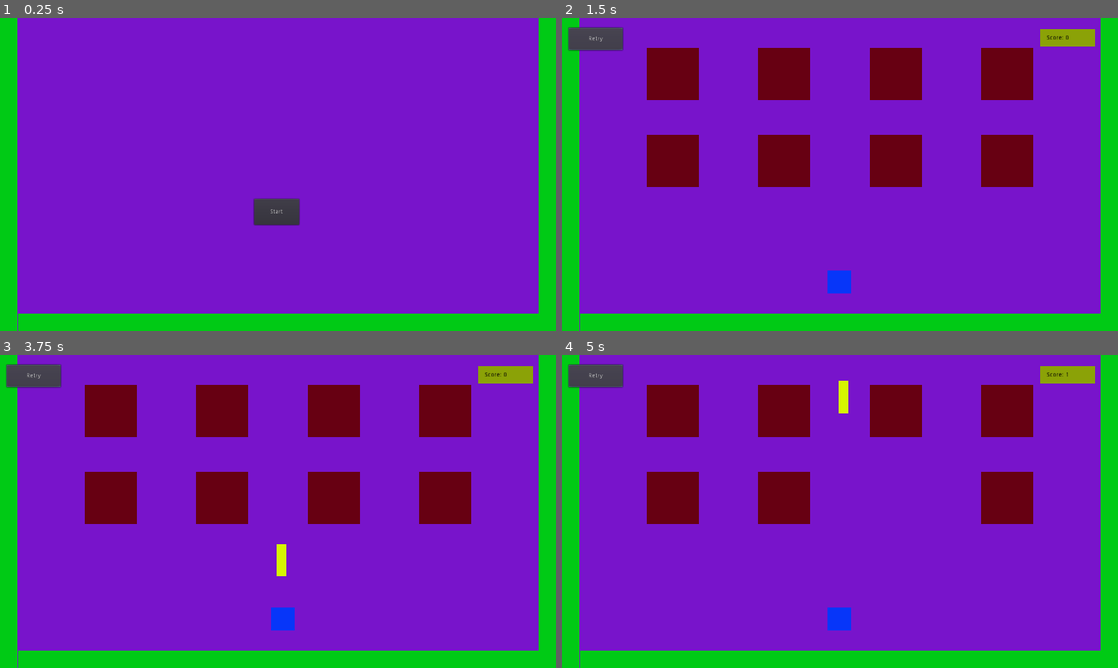
Above: before the commit, frames 1-4 (two rows, left to right).
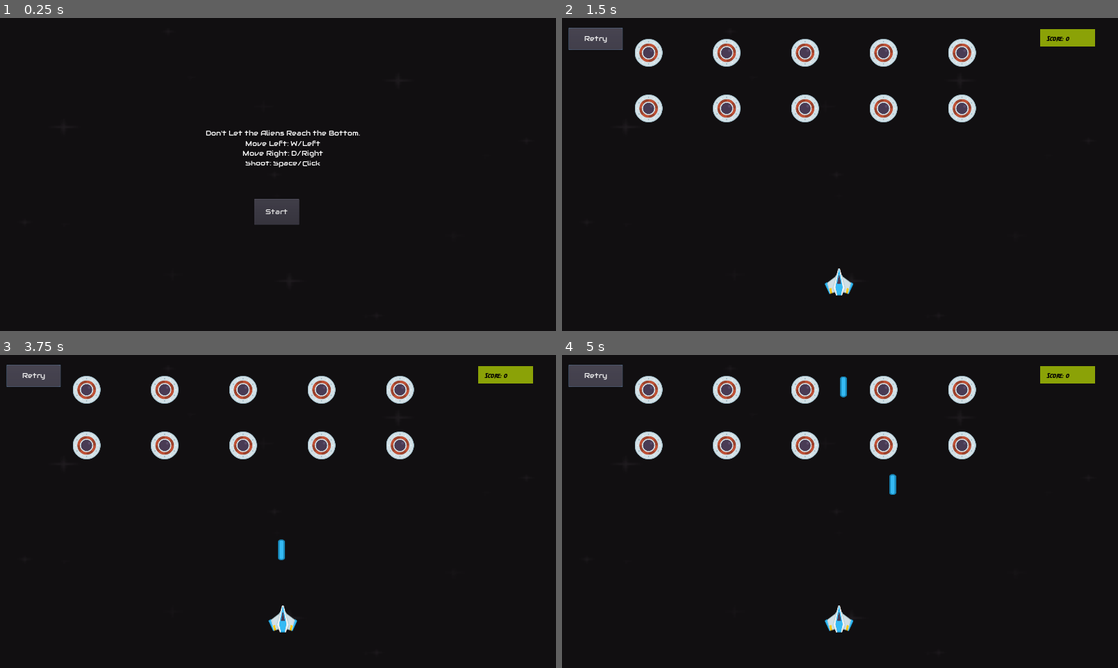
Above: after the commit, the same moments.

Repository: RonaldNand/SpaceInvadersGodot
Game: Godot game, scene res://Stage.tscn
Two runs of this game, one before a commit and one after it. Both use one fixed random seed, a clock stepped at 60 frames per second and the inputs below.
Inputs:
- Up to frame 1 (0.25 s): no input
- Up to frame 2 (1.5 s): click "Start" at 0.5 s; click "Retry" at 1.25 s
- Up to frame 3 (3.75 s): click "Retry" at 2 s; click "Retry" at 2.75 s; tap Enter at 3.5 s; hold D (move_right) from 3.53 s (still down); tap Space (fire) at 3.6 s
- Up to frame 4 (5 s): release D (move_right) at 4.28 s; hold S (move_down) from 4.28 s (still down); tap Space (fire) at 4.35 s

The runs differ from the first frame. In frame 1, 99% of the frame differs, in the area x 0-100%, y 0-100%; in frame 2, 99%; in frame 3, 99%; in frame 4, 99%.

Commit message:
Graphics Added UI Overhaul Started

Diff:
--- a/Space Invaders/Bullet.tscn
+++ b/Space Invaders/Bullet.tscn
@@ -1,19 +1,22 @@
 [gd_scene load_steps=4 format=2]
 
-[ext_resource path="res://Art/YellowSquare.png" type="Texture" id=1]
+[ext_resource path="res://Art/laserBlue12.png" type="Texture" id=1]
 [ext_resource path="res://Bullet.gd" type="Script" id=2]
 
 [sub_resource type="RectangleShape2D" id=1]
-extents = Vector2( 11.5, 37.5 )
+extents = Vector2( 8, 24 )
 
 [node name="Bullet" type="Area2D"]
+position = Vector2( 8, 48 )
 script = ExtResource( 2 )
 
 [node name="CollisionShape2D" type="CollisionShape2D" parent="."]
+position = Vector2( 0, -24 )
 shape = SubResource( 1 )
 
 [node name="Sprite" type="Sprite" parent="."]
-scale = Vector2( 0.0783333, 0.25 )
+position = Vector2( -9.53674e-07, -23.8906 )
+scale = Vector2( 1.23077, 0.838268 )
 texture = ExtResource( 1 )
 
 [connection signal="area_entered" from="." to="." method="_on_Bullet_area_entered"]
--- a/Space Invaders/Enemy.gd
+++ b/Space Invaders/Enemy.gd
@@ -4,9 +4,10 @@
 # Declare member variables here. Examples:
 # var a = 2
 # var b = "text"
-export var distance = 100
+export var distance = 128
 export var health = 100
 var movement = true
+var movementType = 0
 
 # Called when the node enters the scene tree for the first time.
 func _ready():
@@ -16,9 +17,19 @@
 	pass
 
 
-func move_down():
+func move():
 	if movement:
-		position += Vector2(0,distance)
+		match movementType:
+			0:
+				position += Vector2(0,distance)
+				movementType += 1
+			1:
+				position += Vector2(distance,0)
+				movementType += 1
+			2:
+				position += Vector2(-distance,0)
+				movementType = 0
+
 
 func die():
 	get_parent().get_parent().LevelScore += 1
@@ -31,4 +42,4 @@
 		die()
 
 func _on_MovementTimer_timeout():
-	move_down() # Replace with function body.
+	move() # Replace with function body.
--- a/Space Invaders/Enemy.tscn
+++ b/Space Invaders/Enemy.tscn
@@ -1,27 +1,27 @@
 [gd_scene load_steps=4 format=2]
 
-[ext_resource path="res://Art/RedSquare.png" type="Texture" id=1]
+[ext_resource path="res://Art/ufoRed.png" type="Texture" id=1]
 [ext_resource path="res://Enemy.gd" type="Script" id=2]
 
 [sub_resource type="RectangleShape2D" id=1]
-extents = Vector2( 59.5, 59.5 )
+extents = Vector2( 32, 32 )
 
 [node name="Enemy" type="Area2D" groups=["enemy"]]
-position = Vector2( 310, 254 )
+position = Vector2( 32, 32 )
 collision_layer = 3
 collision_mask = 3
 script = ExtResource( 2 )
 
 [node name="MovementTimer" type="Timer" parent="."]
-wait_time = 5.0
+wait_time = 3.0
 autostart = true
 
 [node name="CollisionShape2D" type="CollisionShape2D" parent="."]
-position = Vector2( 0.5, 0.5 )
 shape = SubResource( 1 )
 
 [node name="Sprite" type="Sprite" parent="."]
-scale = Vector2( 0.4, 0.4 )
+position = Vector2( 1.43051e-06, 1.90735e-06 )
+scale = Vector2( 0.703297, 0.703297 )
 texture = ExtResource( 1 )
 
 [connection signal="timeout" from="MovementTimer" to="." method="_on_MovementTimer_timeout"]
--- a/Space Invaders/Player.tscn
+++ b/Space Invaders/Player.tscn
@@ -1,14 +1,14 @@
 [gd_scene load_steps=5 format=2]
 
-[ext_resource path="res://Art/BlueSquare.png" type="Texture" id=1]
+[ext_resource path="res://Art/playerShip2_blue.png" type="Texture" id=1]
 [ext_resource path="res://Player.gd" type="Script" id=2]
 [ext_resource path="res://Bullet.tscn" type="PackedScene" id=3]
 
 [sub_resource type="RectangleShape2D" id=1]
-extents = Vector2( 27, 25.5 )
+extents = Vector2( 32, 32 )
 
 [node name="Player" type="KinematicBody2D" groups=["Player", "target"]]
-position = Vector2( 209, 171 )
+position = Vector2( 32, 32 )
 script = ExtResource( 2 )
 weapon = ExtResource( 3 )
 
@@ -16,11 +16,12 @@
 shape = SubResource( 1 )
 
 [node name="Sprite" type="Sprite" parent="."]
-scale = Vector2( 0.18, 0.176667 )
+position = Vector2( 1.90735e-06, 0 )
+scale = Vector2( 0.59, 0.821667 )
 texture = ExtResource( 1 )
 
 [node name="ShotTimer" type="Timer" parent="."]
-wait_time = 0.5
+wait_time = 0.2
 one_shot = true
 
 [connection signal="timeout" from="ShotTimer" to="." method="_on_ShotTimer_timeout"]
--- a/Space Invaders/SpawnLine.gd
+++ b/Space Invaders/SpawnLine.gd
@@ -6,8 +6,9 @@
 # var b = "text"
 export (PackedScene) var enemy
 export var spawnValue = [0.2,0.4,0.6,0.8]
+export var numberOfEnemies = 5
 export var numberWaves = 2
-export var distance = 200
+export var distance = 128
 var active = false
 
 # Called when the node enters the scene tree for the first time.
@@ -28,8 +29,8 @@
 	var spot = $Line
 	for n in waves:
 		var offset = Vector2(0,n * distance)
-		for number in (spawnValue):
-			spot.unit_offset = number
+		for number in (numberOfEnemies):
+			spot.unit_offset = 0.1 + (number * 0.15)
 			var spawn = enemy.instance()
 			spawn.position = spot.position
 			spawn.position += offset
--- a/Space Invaders/SpawnLine.tscn
+++ b/Space Invaders/SpawnLine.tscn
@@ -5,7 +5,7 @@
 
 [sub_resource type="Curve2D" id=1]
 _data = {
-"points": PoolVector2Array( 0, 0, 0, 0, 0, 64, 0, 0, 0, 0, 0, 64, 0, 0, 0, 0, 1280, 64 )
+"points": PoolVector2Array( 0, 0, 0, 0, 40, 0, 0, 0, 0, 0, 1240, 0 )
 }
 
 [node name="SpawnLine" type="Path2D"]
@@ -17,7 +17,7 @@
 one_shot = true
 
 [node name="Line" type="PathFollow2D" parent="."]
-position = Vector2( 1280, 64 )
+position = Vector2( 1240, 0 )
 offset = 1277.16
 
 [connection signal="timeout" from="SpawnTimer" to="." method="_on_SpawnTimer_timeout"]
--- a/Space Invaders/Stage.gd
+++ b/Space Invaders/Stage.gd
@@ -19,14 +19,22 @@
 #	pass
 
 
-func _on_UI_gameStart():
+func _on_UI_MainMenu_gameStart():
 	initialiseGame()
+
+func _on_UI_GameOverlay_gameStart():
+	initialiseGame() # Replace with function body.
+
+func _on_UI_GameOverlay_gameOver():
+	retry() # Replace with function body.
 
 func _on_GameOverPoint_area_entered(area):
 	#if area.is_in_group("enemy"):
 	gameOver()
 
 func initialiseGame():
+	LevelScore = 0
+	$UI_GameOverlay.toggle_UI(1)
 	if retry:
 		$Spawner.free()
 	$Player.position = $PlayerSpawn.position
@@ -38,7 +46,7 @@
 	add_child(spawner)
 
 func gameOver():
-	$UI/GameOver.show()
+	$UI_GameOverlay/GameOver.show()
 	$Player.readyToFire = false;
 	$Player.movement = false;
 	var num = $Spawner.get_child_count()
@@ -56,7 +64,3 @@
 			$Spawner.get_child(x).movement = false
 	retry = true
 	initialiseGame()
-
-
-func _on_UI_gameOver():
-	retry() # Replace with function body.
--- a/Space Invaders/Stage.tscn
+++ b/Space Invaders/Stage.tscn
@@ -1,29 +1,33 @@
-[gd_scene load_steps=8 format=2]
+[gd_scene load_steps=10 format=2]
 
 [ext_resource path="res://Player.tscn" type="PackedScene" id=1]
-[ext_resource path="res://SpawnLine.tscn" type="PackedScene" id=3]
-[ext_resource path="res://UI.tscn" type="PackedScene" id=4]
+[ext_resource path="res://Art/black.png" type="Texture" id=2]
+[ext_resource path="res://UI_GameOverlay.tscn" type="PackedScene" id=3]
+[ext_resource path="res://UI_MainMenu.tscn" type="PackedScene" id=4]
 [ext_resource path="res://Stage.gd" type="Script" id=5]
+[ext_resource path="res://SpawnLine.tscn" type="PackedScene" id=6]
 
 [sub_resource type="RectangleShape2D" id=1]
-extents = Vector2( 20, 360 )
+extents = Vector2( 20, 600 )
 
 [sub_resource type="RectangleShape2D" id=2]
-extents = Vector2( 605, 25 )
+extents = Vector2( 605, 65 )
 
 [sub_resource type="RectangleShape2D" id=3]
 extents = Vector2( 639, 32 )
 
 [node name="Stage" type="Node2D" groups=["Level"]]
 script = ExtResource( 5 )
-spawnerType = ExtResource( 3 )
+spawnerType = ExtResource( 6 )
 
-[node name="UI" parent="." instance=ExtResource( 4 )]
+[node name="UI_MainMenu" parent="." instance=ExtResource( 4 )]
 
-[node name="Background" type="ColorRect" parent="."]
-margin_right = 1280.0
-margin_bottom = 720.0
-color = Color( 0.47451, 0.0823529, 0.8, 1 )
+[node name="UI_GameOverlay" parent="." instance=ExtResource( 3 )]
+
+[node name="Sprite" type="Sprite" parent="."]
+position = Vector2( 640, 360 )
+scale = Vector2( 5, 2.8125 )
+texture = ExtResource( 2 )
 
 [node name="Player" parent="." instance=ExtResource( 1 )]
 position = Vector2( -72, 300 )
@@ -31,11 +35,7 @@
 [node name="Wall" type="StaticBody2D" parent="."]
 position = Vector2( 0, 216 )
 
-[node name="ColorRect" type="ColorRect" parent="Wall"]
-margin_top = -216.0
-margin_right = 40.0
-margin_bottom = 504.0
-color = Color( 0, 0.796078, 0.0862745, 1 )
+[node name="ColorRect" type="Sprite" parent="Wall"]
 
 [node name="CollisionShape2D" type="CollisionShape2D" parent="Wall"]
 position = Vector2( 20, 144 )
@@ -48,25 +48,17 @@
 position = Vector2( 20, 144 )
 shape = SubResource( 1 )
 
-[node name="ColorRect" type="ColorRect" parent="Wall2"]
-margin_top = -216.0
-margin_right = 40.0
-margin_bottom = 504.0
-color = Color( 0, 0.796078, 0.0862745, 1 )
+[node name="ColorRect" type="Sprite" parent="Wall2"]
 
 [node name="Wall3" type="StaticBody2D" parent="."]
-position = Vector2( 1024, 680 )
+position = Vector2( 640, 680 )
 rotation = 1.57079
 
 [node name="CollisionShape2D" type="CollisionShape2D" parent="Wall3"]
-position = Vector2( 20, 384 )
+position = Vector2( 20, 0.00012207 )
 shape = SubResource( 1 )
 
-[node name="ColorRect" type="ColorRect" parent="Wall3"]
-margin_top = -216.0
-margin_right = 40.0
-margin_bottom = 983.0
-color = Color( 0, 0.796078, 0.0862745, 1 )
+[node name="ColorRect" type="Sprite" parent="Wall3"]
 
 [node name="GameOverPoint" type="Area2D" parent="."]
 position = Vector2( 40, 560 )
@@ -74,7 +66,7 @@
 collision_mask = 2
 
 [node name="CollisionShape2D" type="CollisionShape2D" parent="GameOverPoint"]
-position = Vector2( 595, 15 )
+position = Vector2( 595, 55 )
 shape = SubResource( 2 )
 
 [node name="OutOfBounds" type="Area2D" parent="."]
@@ -88,8 +80,9 @@
 position = Vector2( 638, 607 )
 
 [node name="SpawnerLocation" type="Position2D" parent="."]
-position = Vector2( 0, 64 )
+position = Vector2( 40, 80 )
 
-[connection signal="gameOver" from="UI" to="." method="_on_UI_gameOver"]
-[connection signal="gameStart" from="UI" to="." method="_on_UI_gameStart"]
+[connection signal="gameStart" from="UI_MainMenu" to="." method="_on_UI_MainMenu_gameStart"]
+[connection signal="gameOver" from="UI_GameOverlay" to="." method="_on_UI_GameOverlay_gameOver"]
+[connection signal="gameStart" from="UI_GameOverlay" to="." method="_on_UI_GameOverlay_gameStart"]
 [connection signal="area_entered" from="GameOverPoint" to="." method="_on_GameOverPoint_area_entered"]
--- a/Space Invaders/UI.gd
+++ /dev/null
@@ -1,56 +0,0 @@
-extends CanvasLayer
-
-
-# Declare member variables here. Examples:
-# var a = 2
-# var b = "text"
-
-export var default_message = "Don't Let the Aliens Reach the Bottom. Move Left: W/Left. Move Right: D/Right. Shoot: Space/Click"
-
-signal gameStart
-signal gameOver
-
-# Called when the node enters the scene tree for the first time.
-func _ready():
-	game_start()
-
-
-# Called every frame. 'delta' is the elapsed time since the previous frame.
-func _process(delta):
-	show_score()
-
-
-func _on_GameStart_pressed():
-	$Title.hide()
-	$Message.hide()
-	$GameStart.hide()
-	$ScoreBackground.show()
-	$Retry.show()
-	emit_signal("gameStart")
-
-
-func game_start():
-	$Retry.hide()
-	$ScoreBackground.hide()
-	$GameOver.hide()
-	$Title.show()
-	$Message.show()
-	$GameStart.show()
-
-
-func game_over():
-	$GameOver.show()
-
-func show_score():
-	$ScoreBackground/Score.text= "Score: " + String(get_parent().LevelScore)
-
-
-
-
-func _on_RetryGameOver_pressed():
-	$GameOver.hide()
-	emit_signal("gameStart") # Replace with function body.
-
-
-func _on_Retry_pressed():
-	emit_signal("gameOver") # Replace with function body.
--- /dev/null
+++ b/Space Invaders/UI_GameOverlay.gd
@@ -0,0 +1,47 @@
+extends CanvasLayer
+
+
+# Declare member variables here. Examples:
+# var a = 2
+# var b = "text"
+
+
+signal gameStart
+signal gameOver
+
+# Called when the node enters the scene tree for the first time.
+func _ready():
+	toggle_UI(0)
+
+
+# Called every frame. 'delta' is the elapsed time since the previous frame.
+func _process(delta):
+	update_score()
+
+
+func game_over():
+	$GameOver.show()
+
+func update_score():
+	$ScoreBackground/Score.text= "Score: " + String(get_parent().LevelScore)
+
+
+
+
+func _on_RetryGameOver_pressed():
+	$GameOver.hide()
+	emit_signal("gameStart")
+
+
+func _on_Retry_pressed():
+	emit_signal("gameOver")
+
+func toggle_UI(x):
+	#Pass 0 to Hide all UI Elements, Pass 1 to Show All UI Elements
+	for n in get_child_count():
+		match x:
+			0:
+				get_child(n).hide()
+			1:
+				get_child(n).show()
+	$GameOver.hide()
--- a/Space Invaders/UI.tscn
+++ b/Space Invaders/UI_GameOverlay.tscn
@@ -1,59 +1,28 @@
 [gd_scene load_steps=7 format=2]
 
-[ext_resource path="res://Art/Fonts/SpaceAge/space age.ttf" type="DynamicFontData" id=1]
-[ext_resource path="res://UI.gd" type="Script" id=2]
+[ext_resource path="res://Art/Fonts/flash-rogers (Score)/flashrogers.ttf" type="DynamicFontData" id=1]
+[ext_resource path="res://Art/Fonts/audiowide (MessageText)/Audiowide-Regular.ttf" type="DynamicFontData" id=2]
+[ext_resource path="res://UI_GameOverlay.gd" type="Script" id=4]
 
-[sub_resource type="DynamicFontData" id=1]
-font_path = "res://Art/Fonts/SpaceAge/space age.ttf"
+[sub_resource type="DynamicFont" id=7]
+font_data = ExtResource( 2 )
 
-[sub_resource type="DynamicFont" id=2]
-size = 60
-font_data = SubResource( 1 )
-
-[sub_resource type="DynamicFont" id=3]
+[sub_resource type="DynamicFont" id=6]
 font_data = ExtResource( 1 )
 
 [sub_resource type="DynamicFont" id=4]
 size = 40
-font_data = ExtResource( 1 )
+font_data = ExtResource( 2 )
 
-[node name="UI" type="CanvasLayer"]
-script = ExtResource( 2 )
-
-[node name="Title" type="Label" parent="."]
-margin_left = 330.0
-margin_top = 125.0
-margin_right = 1014.0
-margin_bottom = 253.0
-custom_fonts/font = SubResource( 2 )
-text = "Space Invaders!
-"
-align = 1
-
-[node name="Message" type="Label" parent="."]
-margin_left = 86.0
-margin_top = 255.0
-margin_right = 1216.0
-margin_bottom = 382.0
-custom_fonts/font = SubResource( 3 )
-text = "Don't Let the Aliens Reach the Bottom.
-Move Left: W/Left
-Move Right: D/Right
-Shoot: Space/Click"
-align = 1
-
-[node name="GameStart" type="Button" parent="."]
-margin_left = 585.0
-margin_top = 416.0
-margin_right = 689.0
-margin_bottom = 476.0
-text = "Start"
+[node name="UI_GameOverlay" type="CanvasLayer"]
+script = ExtResource( 4 )
 
 [node name="Retry" type="Button" parent="."]
 margin_left = 15.0
 margin_top = 22.0
 margin_right = 140.0
 margin_bottom = 74.0
+custom_fonts/font = SubResource( 7 )
 text = "Retry"
 
 [node name="ScoreBackground" type="ColorRect" parent="."]
@@ -69,6 +38,7 @@
 margin_right = 115.0
 margin_bottom = 27.0
 custom_colors/font_color = Color( 0.0117647, 0, 0, 1 )
+custom_fonts/font = SubResource( 6 )
 text = "Score: "
 
 [node name="GameOver" type="Label" parent="."]
@@ -89,6 +59,5 @@
 margin_bottom = 229.0
 text = "Retry"
 
-[connection signal="pressed" from="GameStart" to="." method="_on_GameStart_pressed"]
 [connection signal="pressed" from="Retry" to="." method="_on_Retry_pressed"]
 [connection signal="pressed" from="GameOver/RetryGameOver" to="." method="_on_RetryGameOver_pressed"]
--- /dev/null
+++ b/Space Invaders/UI_MainMenu.gd
@@ -0,0 +1,33 @@
+extends CanvasLayer
+
+
+# Declare member variables here. Examples:
+# var a = 2
+# var b = "text"
+
+signal gameStart
+
+# Called when the node enters the scene tree for the first time.
+func _ready():
+	pass # Replace with function body.
+
+
+
+
+# Called every frame. 'delta' is the elapsed time since the previous frame.
+#func _process(delta):
+#	pass
+
+
+func _on_GameStart_pressed():
+	emit_signal("gameStart")
+	toggle_UI(0)
+
+func toggle_UI(x):
+	#Pass 0 to Hide all UI Elements, Pass 1 to Show All UI Elements
+	for n in get_child_count():
+		match x:
+			0:
+				get_child(n).hide()
+			1:
+				get_child(n).show()
--- /dev/null
+++ b/Space Invaders/UI_MainMenu.tscn
@@ -0,0 +1,50 @@
+[gd_scene load_steps=7 format=2]
+
+[ext_resource path="res://Art/Fonts/audiowide (MessageText)/Audiowide-Regular.ttf" type="DynamicFontData" id=1]
+[ext_resource path="res://Art/Fonts/SpaceAge (MainMenu)/space age.ttf" type="DynamicFontData" id=2]
+[ext_resource path="res://UI_MainMenu.gd" type="Script" id=3]
+
+[sub_resource type="DynamicFont" id=1]
+size = 60
+font_data = ExtResource( 2 )
+
+[sub_resource type="DynamicFont" id=2]
+font_data = ExtResource( 1 )
+
+[sub_resource type="DynamicFont" id=3]
+font_data = ExtResource( 1 )
+
+[node name="UI_MainMenu" type="CanvasLayer"]
+script = ExtResource( 3 )
+
+[node name="Title" type="Label" parent="."]
+margin_left = 330.0
+margin_top = 125.0
+margin_right = 1014.0
+margin_bottom = 253.0
+custom_fonts/font = SubResource( 1 )
+text = "Space Invaders!
+"
+align = 1
+
+[node name="Message" type="Label" parent="."]
+margin_left = 86.0
+margin_top = 255.0
+margin_right = 1216.0
+margin_bottom = 382.0
+custom_fonts/font = SubResource( 2 )
+text = "Don't Let the Aliens Reach the Bottom.
+Move Left: W/Left
+Move Right: D/Right
+Shoot: Space/Click"
+align = 1
+
+[node name="GameStart" type="Button" parent="."]
+margin_left = 585.0
+margin_top = 416.0
+margin_right = 689.0
+margin_bottom = 476.0
+custom_fonts/font = SubResource( 3 )
+text = "Start"
+
+[connection signal="pressed" from="GameStart" to="." method="_on_GameStart_pressed"]
Not shown, added: Space Invaders/Art/Fonts/SpaceAge (MainMenu)/Space.txt
Renamed: Space Invaders/Art/Fonts/SpaceAge/space age.otf -> Space Invaders/Art/Fonts/SpaceAge (MainMenu)/space age.otf
Not shown, removed: Space Invaders/Art/Fonts/SpaceAge/Space.txt
Binary file added: Space Invaders/Art/Fonts/audiowide (MessageText)/Audiowide-Regular.ttf
Not shown, added: Space Invaders/Art/Fonts/audiowide (MessageText)/OFL.txt
Binary file added: Space Invaders/Art/Fonts/flash-rogers (Score)/flashrogers.ttf
Not shown, added: Space Invaders/Art/Fonts/flash-rogers (Score)/flashrogers.txt
Binary file added: Space Invaders/Art/black.png
Not shown, added: Space Invaders/Art/black.png.import
Binary file added: Space Invaders/Art/laserBlue12.png
Not shown, added: Space Invaders/Art/laserBlue12.png.import
Not shown, added: Space Invaders/Art/license.txt
(and 4 more such lines)
